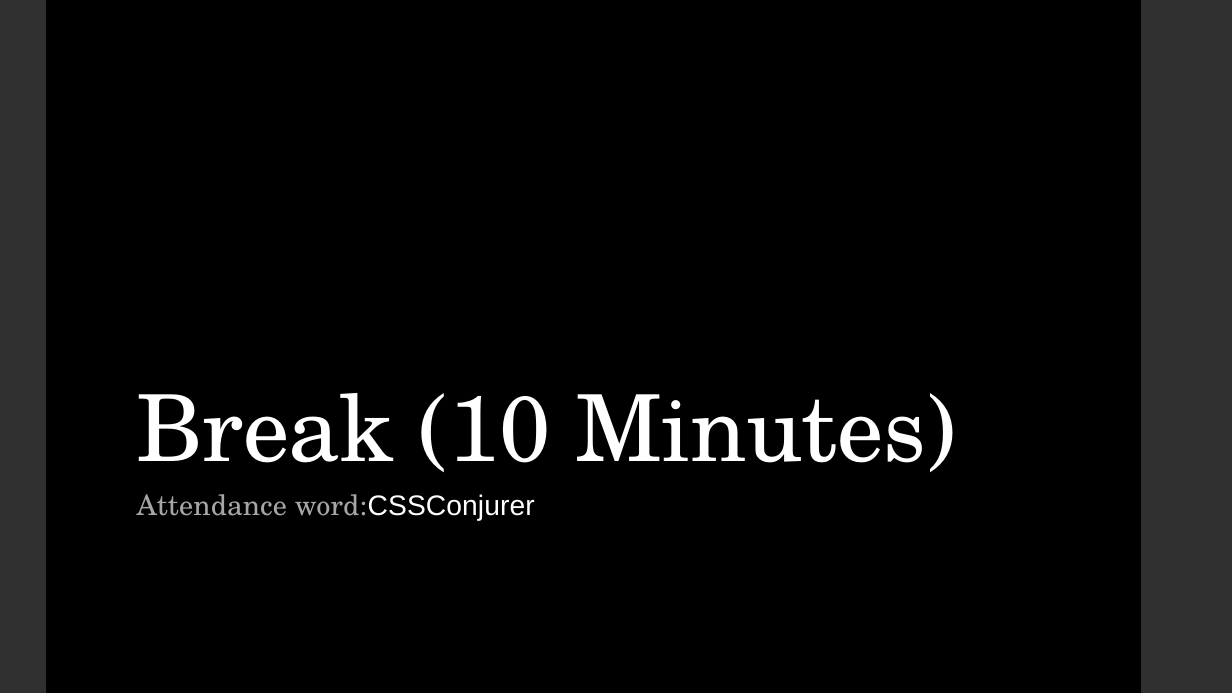
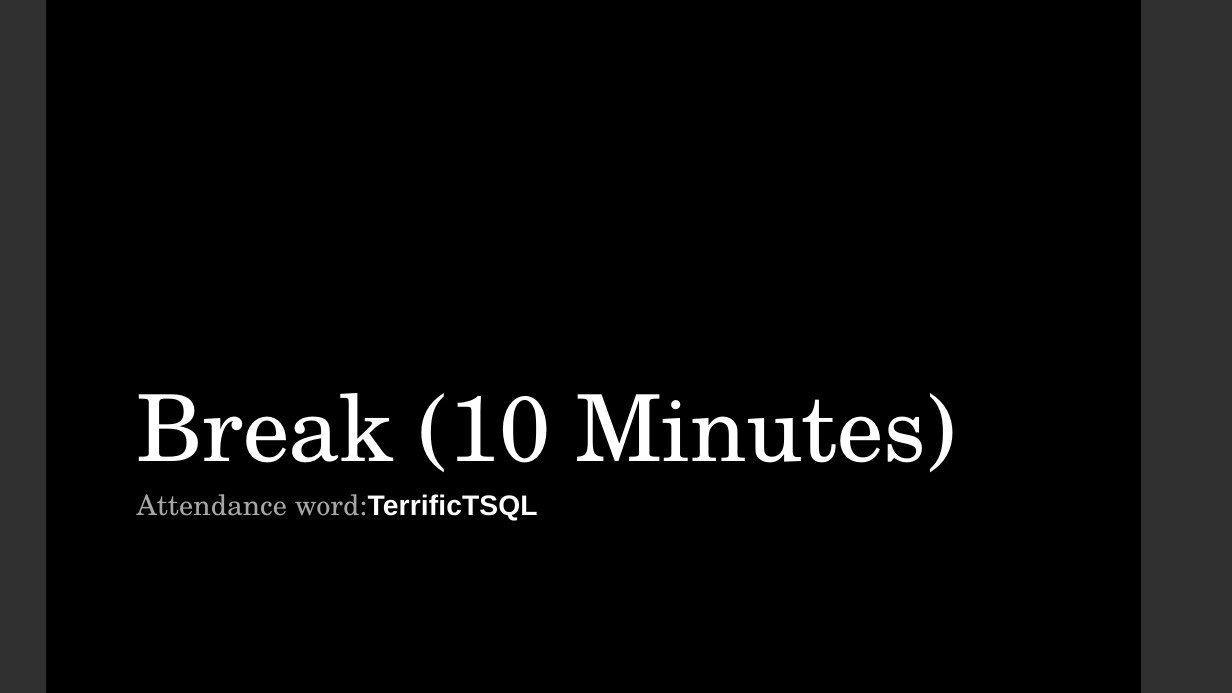
Before and after one commit to LaunchCoderGirlSTL/Data-Science-Assignments, a slide deck: slide 6 of course_material/week_16/week_16_presentation.pptx. Drawn at 1232x693 pixels with LibreOffice and Linux fonts; fonts in the diff are those of the drawing. Boxes give left, top, right and bottom in pixels: in the first picture for what was removed or moved away, otherwise in the second. Text is boxed around its words. In the diff, an @@ line names an element or a change of style, - is before the commit and + after.

```diff
--- a/course_material/week_16/week_16_presentation.pptx
+++ b/course_material/week_16/week_16_presentation.pptx
@@ subtitle at box(137, 494, 538, 521): text changed @@
-Attendance word:CSSConjurer
+Attendance word:TerrificTSQL
```
Also in this commit, not shown: 2 other slides changed, 2 other files.
